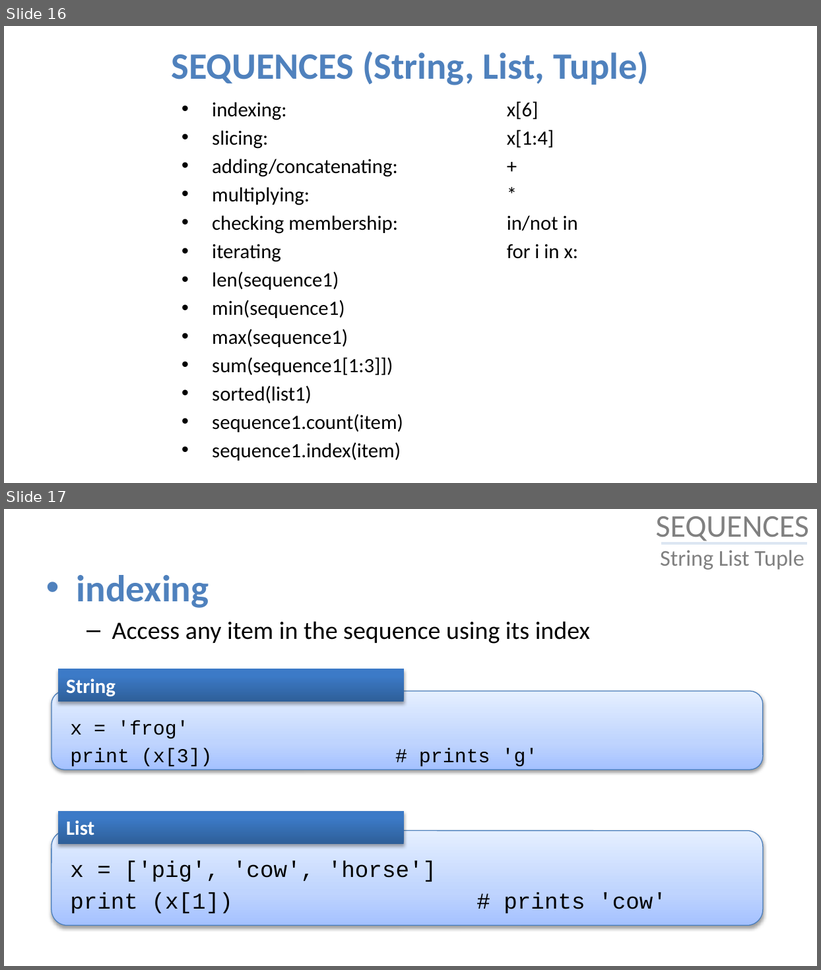
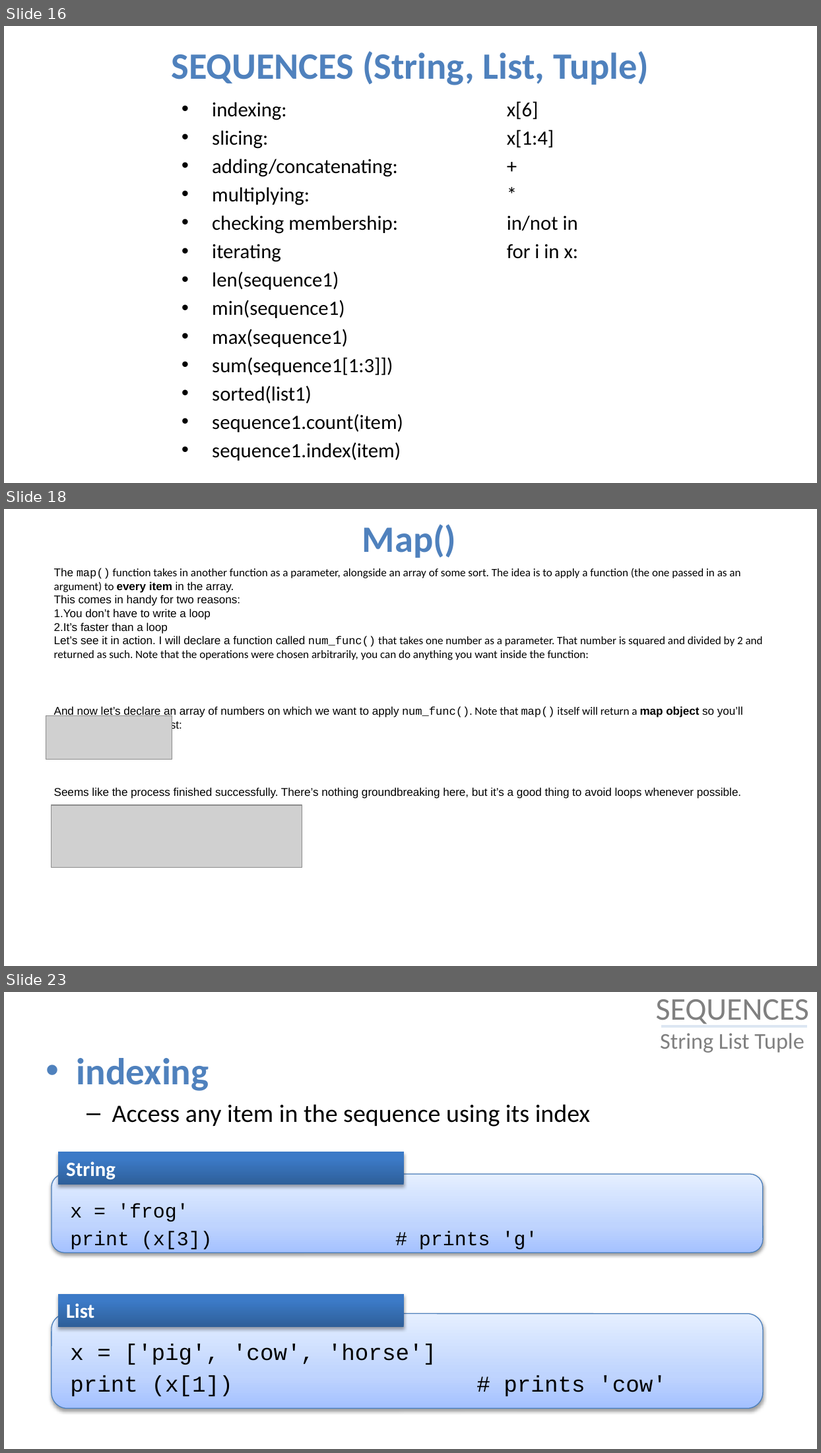
Before and after one commit to julienPalleau/Udemy, a slide deck: PythonParLaPratique 101 exercices/Python in 90 minutes [Enregistrement automatique].pptx. Shown one above the other, each under a label of ours: slides 16 and 17 before the commit, slides 16, 18 and 23 after it; the slides between them are not shown. The pictures are 821x970 and 821x1453 pixels, drawn with LibreOffice and Linux fonts; fonts in the diff are those of the drawing; grey boxes stand for pictures; background and template pictures are left out. Boxes give left, top, right and bottom in pixels: in the first picture for what was removed or moved away, otherwise in the second. Text is boxed around its words. In the diff, an @@ line names an element or a change of style, - is before the commit and + after.

```diff
--- a/PythonParLaPratique 101 exercices/Python in 90 minutes [Enregistrement automatique].pptx
+++ b/PythonParLaPratique 101 exercices/Python in 90 minutes [Enregistrement automatique].pptx
@@ slide 18 added at [4, 509, 817, 966], background #FFFFFF @@
@@ title added at [362, 524, 457, 558], 33 pt, text #4F81BD, bold @@
+Map()
@@ text added at [54, 568, 763, 799], 10 pt, text #000000 @@
+The map() function takes in another function as a parameter, alongside an array of some sort. The idea is to apply a function (the one passed in as an argument) to every item in the array.
+This comes in handy for two reasons:
+1. You don’t have to write a loop
+2. It’s faster than a loop
+Let’s see it in action. I will declare a function called num_func() that takes one number as a parameter. That number is squared and divided by 2 and returned as such. Note that the operations were chosen arbitrarily, you can do anything you want inside the function:
+And now let’s declare an array of numbers on which we want to apply num_func(). Note that map() itself will return a map object so you’ll need to convert it to a list:
+Seems like the process finished successfully. There’s nothing groundbreaking here, but it’s a good thing to avoid loops whenever possible.
@@ picture added at [46, 716, 172, 759] @@
@@ picture added at [51, 806, 302, 869] @@
@@ what was slide 17 is now slide 23 @@
```
Also in this commit, not shown: 5 other slides added.
